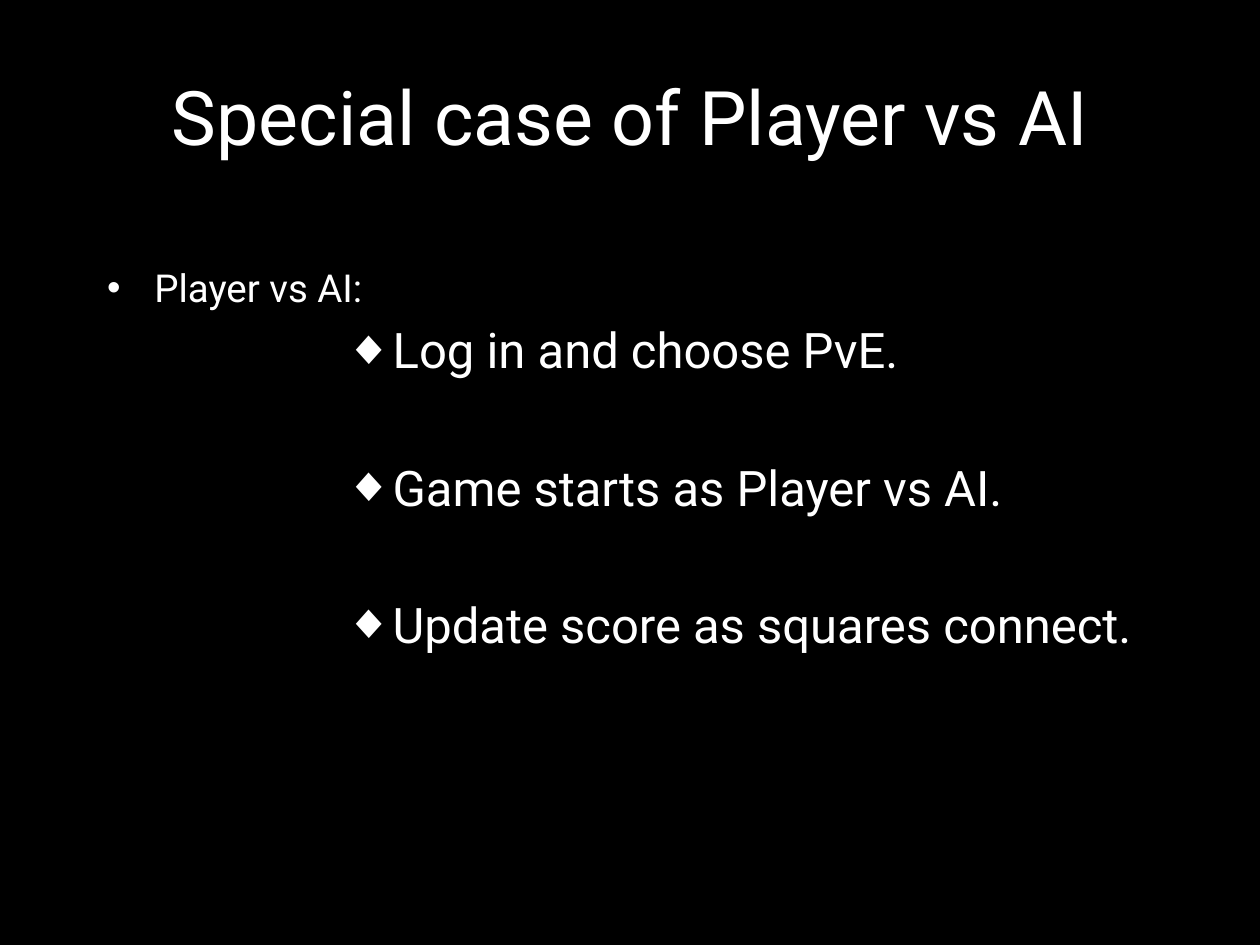
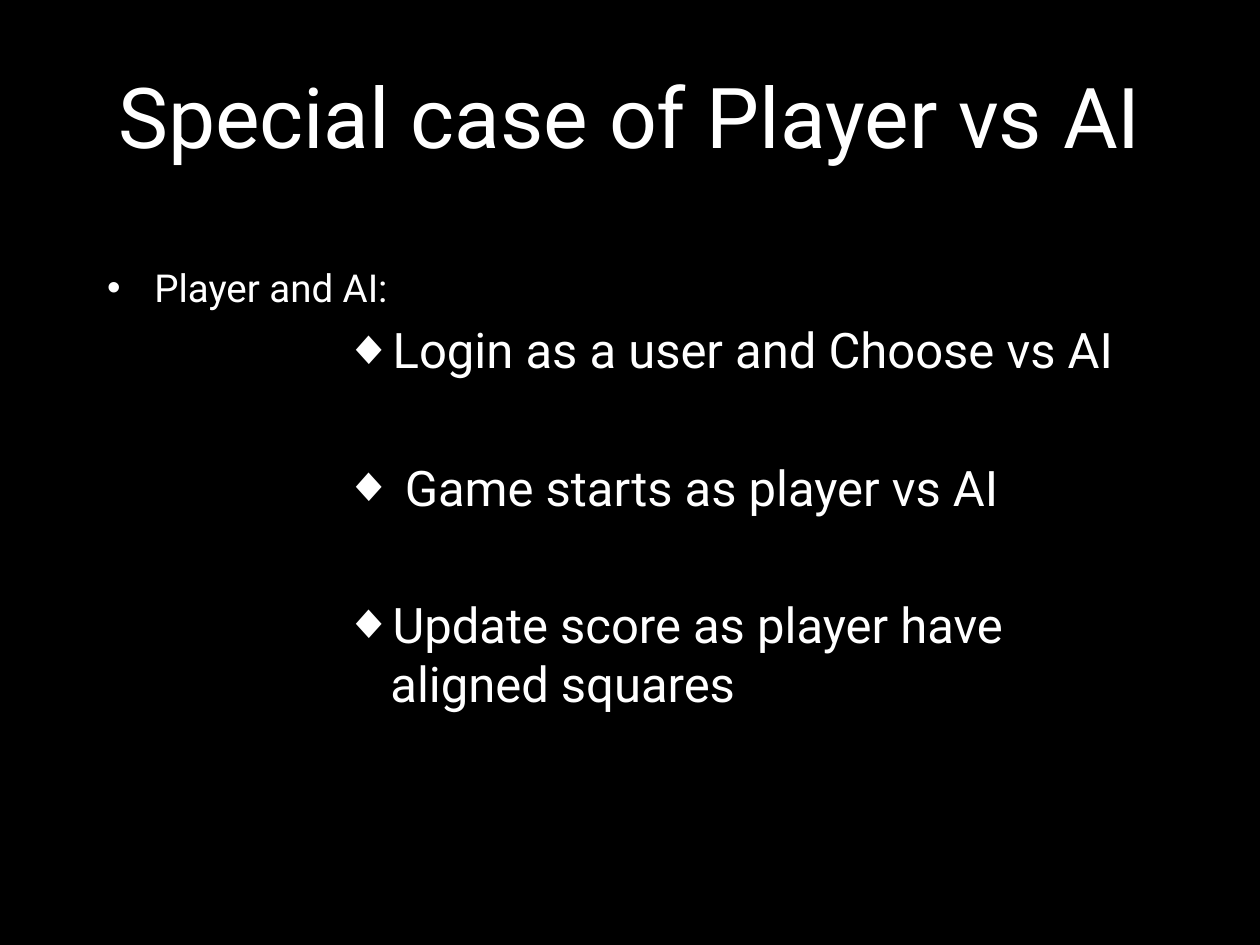
Before and after one commit to Amatarasu/A-Team, a slide deck: slide 7 of Power Point Presentation.pptx (slide 8 before the commit). Drawn at 1260x945 pixels with LibreOffice and Linux fonts; fonts in the diff are those of the drawing; background and template pictures are left out. Boxes give left, top, right and bottom in pixels: in the first picture for what was removed or moved away, otherwise in the second. Text is boxed around its words. In the diff, an @@ line names an element or a change of style, - is before the commit and + after.

```diff
--- a/Power Point Presentation.pptx
+++ b/Power Point Presentation.pptx
@@ title "Special case of Player vs ..." at [118, 84, 1141, 166]: size 43 to 48 pt @@
@@ text at [154, 273, 1113, 713]: text changed @@
-• Player vs AI:
-          ◆ Log in and choose PvE.
-          ◆ Game starts as Player vs AI.
-          ◆ Update score as squares connect.
+• Player and AI:
+          ◆ Login as a user and Choose vs AI
+          ◆ Game starts as player vs AI
+          ◆ Update score as player have aligned squares
```
Also in this commit, not shown: 5 other slides changed, 1 slide removed, 4 other files.
